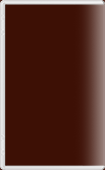
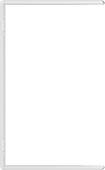
Layer changes from the first 105 × 170 image to the second:
hid "Capa 2" over [0, 0, 105, 170]
